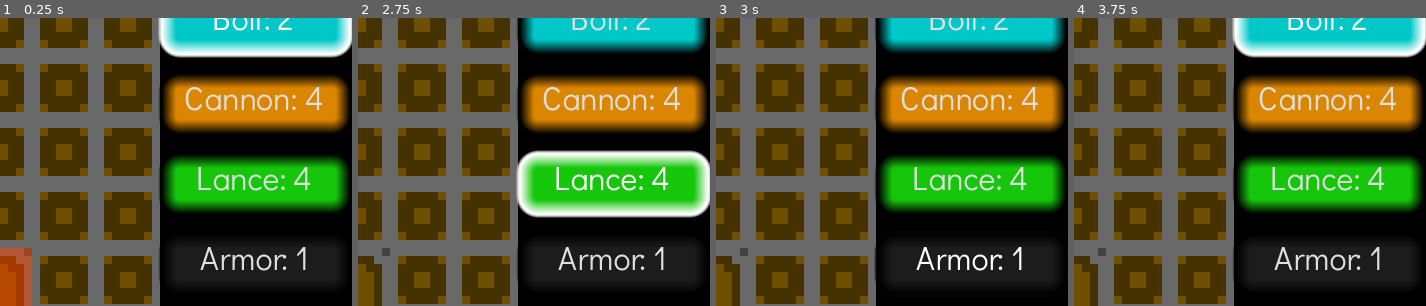
Above: before the commit, frames 1-4 (left to right).
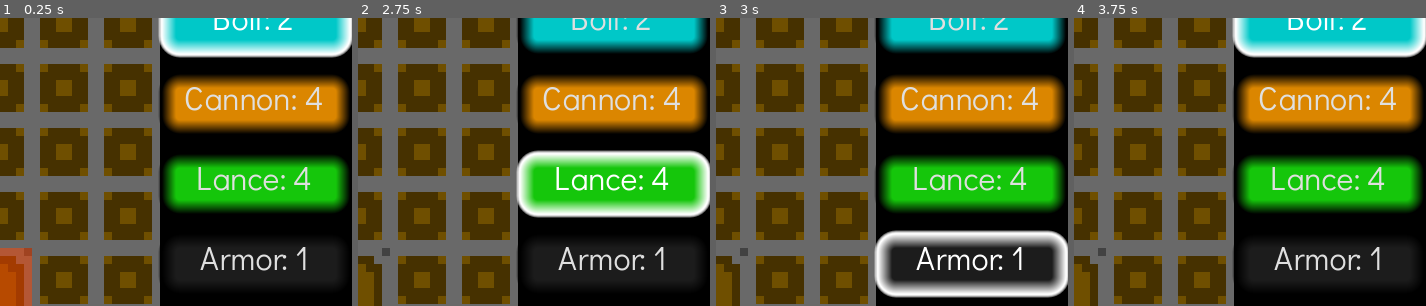
Above: after the commit, the same moments.

Repository: the-alex-g/LD53
Game: Godot game, scene res://main/main.tscn
Two runs of this game, one before a commit and one after it. Both use one fixed random seed, a clock stepped at 60 frames per second and the inputs below.
Inputs:
- Up to frame 1 (0.25 s): no input
- Up to frame 2 (2.75 s): click "Bolt: 2" at 0.5 s; click "Cannon: 4" at 1.25 s; click "Lance: 4" at 2 s
- Up to frame 3 (3 s): click "Armor: 1" at 2.75 s
- Up to frame 4 (3.75 s): click "Bolt: 2" at 3.5 s
The pictures show only the part of the screen within x 50-100%, y 5-55%; the shares and areas given below are measured in that part.

Frames 1-2 are identical in both runs. In frame 3, 7.2% of the frame differs, in the area x 44-100%, y 73-98%; in frame 4, nothing differs.

Commit message:
Add keyboard shortcuts to change tower

Diff:
--- a/project/enemy/enemy.gd
+++ b/project/enemy/enemy.gd
@@ -33,7 +33,7 @@
 				if seconds_to_end > 5.0:
 					seconds_to_end -= 1.0
 			1:
-				explosion_radius += 4.0
+				explosion_radius += 8.0
 			2:
 				health += 2
 
--- a/project/enemy/enemy_explosion.gd
+++ b/project/enemy/enemy_explosion.gd
@@ -1,6 +1,6 @@
 extends Area2D
 
-var explosion_radius := 10.0
+var explosion_radius := 24.0
 
 @onready var _particles : CPUParticles2D = $CPUParticles2D
 
--- a/project/main/hud.gd
+++ b/project/main/hud.gd
@@ -16,7 +16,19 @@
 
 func _ready()->void:
 	_bolt_button.button_pressed = true
-	_bolt_button.grab_focus()
+
+
+func _input(event:InputEvent)->void:
+	if event is InputEventKey and event.is_pressed():
+		match event.keycode:
+			KEY_KP_1, KEY_1:
+				_bolt_button.button_pressed = true
+			KEY_KP_2, KEY_2:
+				_cannon_button.button_pressed = true
+			KEY_KP_3, KEY_3:
+				_lance_button.button_pressed = true
+			KEY_KP_4, KEY_4:
+				_armor_button.button_pressed = true
 
 
 func _on_main_update_scrap(value:int)->void:
@@ -33,6 +45,7 @@
 
 
 func _on_bolt_toggled(button_pressed:bool)->void:
+	_bolt_button.grab_focus()
 	if button_pressed:
 		_cannon_button.set_pressed_no_signal(false)
 		_lance_button.set_pressed_no_signal(false)
@@ -40,10 +53,12 @@
 		emit_signal("selection_changed", "bolt")
 		_button_sound.play()
 	else:
+		# if the button is pressed while it's already pressed
 		_bolt_button.set_pressed_no_signal(true)
 
 
 func _on_cannon_toggled(button_pressed:bool)->void:
+	_cannon_button.grab_focus()
 	if button_pressed:
 		_bolt_button.set_pressed_no_signal(false)
 		_lance_button.set_pressed_no_signal(false)
@@ -55,6 +70,7 @@
 
 
 func _on_lance_toggled(button_pressed:bool)->void:
+	_lance_button.grab_focus()
 	if button_pressed:
 		_cannon_button.set_pressed_no_signal(false)
 		_bolt_button.set_pressed_no_signal(false)
@@ -66,6 +82,7 @@
 
 
 func _on_armor_toggled(button_pressed:bool)->void:
+	_armor_button.grab_focus()
 	if button_pressed:
 		_cannon_button.set_pressed_no_signal(false)
 		_lance_button.set_pressed_no_signal(false)
--- a/project/main/hud.tscn
+++ b/project/main/hud.tscn
@@ -151,6 +151,32 @@
 
 [sub_resource type="StyleBoxFlat" id="StyleBoxFlat_gn8fc"]
 bg_color = Color(0.0823529, 0.776471, 0.0431373, 1)
+border_width_left = 4
+border_width_top = 4
+border_width_right = 4
+border_width_bottom = 4
+border_color = Color(1, 1, 1, 1)
+border_blend = true
+corner_radius_top_left = 4
+corner_radius_top_right = 4
+corner_radius_bottom_right = 4
+corner_radius_bottom_left = 4
+
+[sub_resource type="StyleBoxFlat" id="StyleBoxFlat_o8s17"]
+bg_color = Color(0, 0, 0, 1)
+border_width_left = 4
+border_width_top = 4
+border_width_right = 4
+border_width_bottom = 4
+border_color = Color(1, 1, 1, 1)
+border_blend = true
+corner_radius_top_left = 4
+corner_radius_top_right = 4
+corner_radius_bottom_right = 4
+corner_radius_bottom_left = 4
+
+[sub_resource type="StyleBoxFlat" id="StyleBoxFlat_lxd88"]
+bg_color = Color(0.109804, 0.109804, 0.109804, 1)
 border_width_left = 4
 border_width_top = 4
 border_width_right = 4
@@ -241,6 +267,8 @@
 
 [node name="Armor" type="Button" parent="TowerTypes"]
 layout_mode = 2
+theme_override_styles/pressed = SubResource("StyleBoxFlat_o8s17")
+theme_override_styles/focus = SubResource("StyleBoxFlat_lxd88")
 toggle_mode = true
 text = "Armor: 1"
 
Not shown: 1 places in project/main/hud.tscn that only renumber resources
